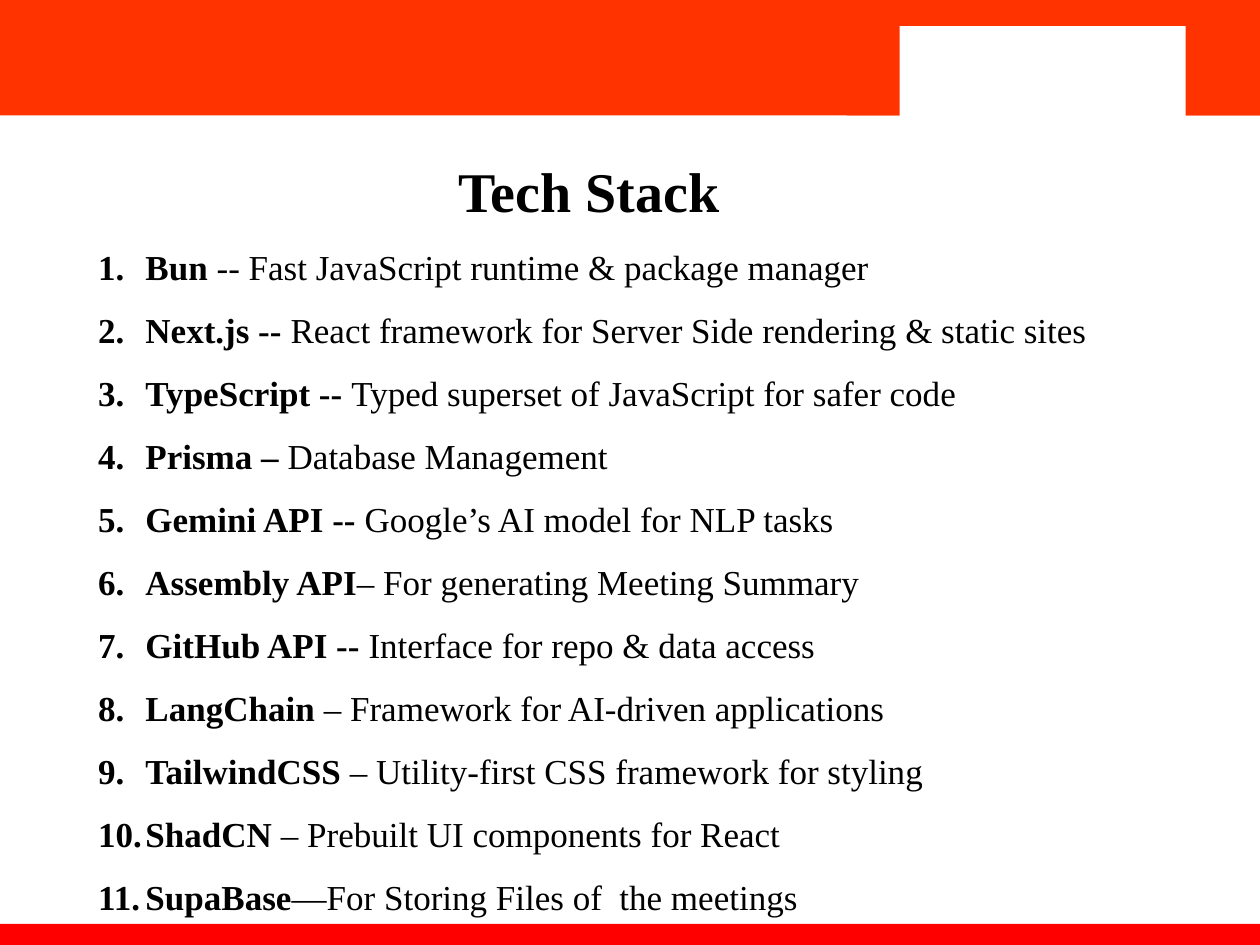
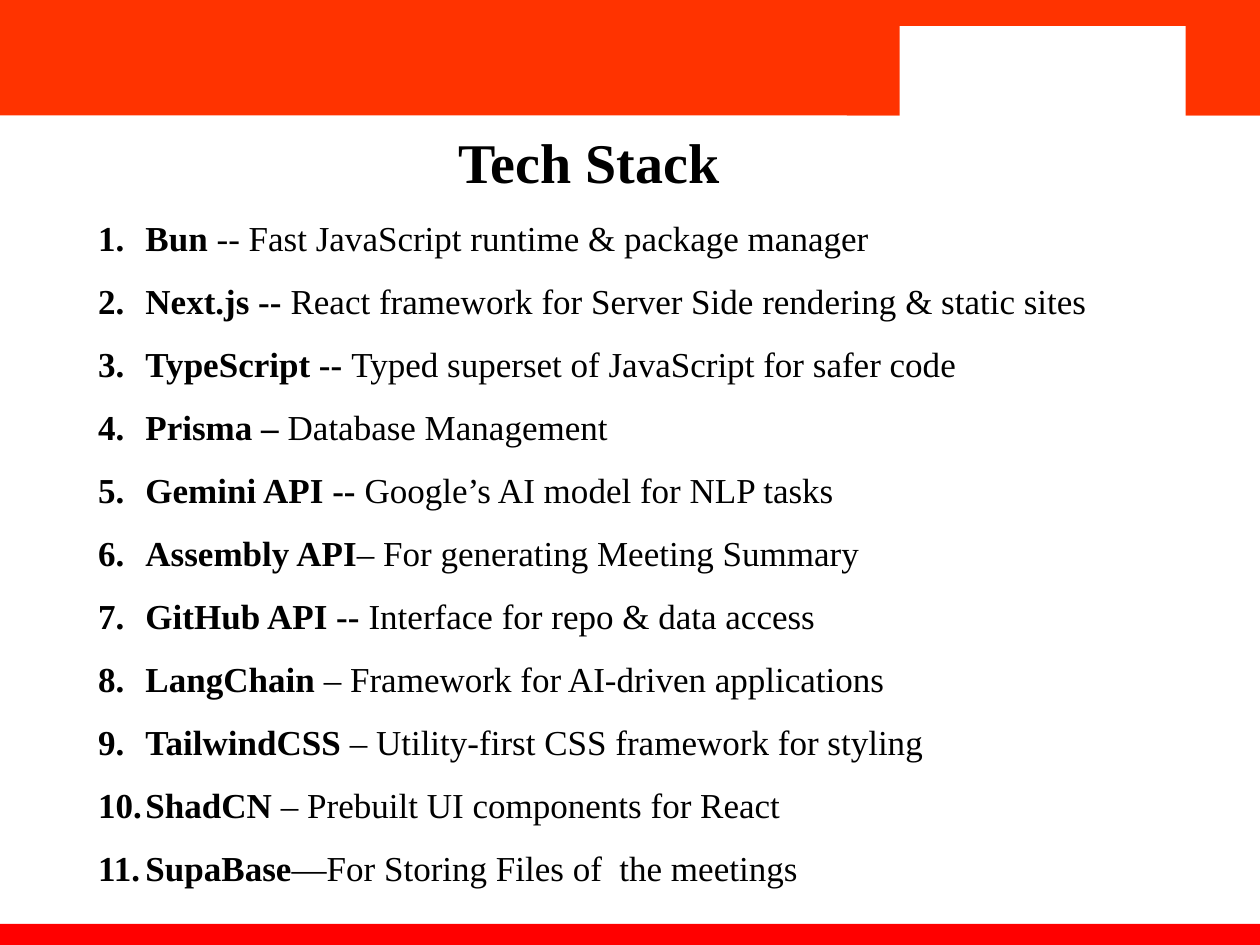
Before and after one commit to Ishaan282/Dev-Insights, a slide deck: slide 6 of files/DevInsights_final.pptx. Drawn at 1260x945 pixels with LibreOffice and Linux fonts; fonts in the diff are those of the drawing; background and template pictures are left out. Boxes give left, top, right and bottom in pixels: in the first picture for what was removed or moved away, otherwise in the second. Text is boxed around its words. In the diff, an @@ line names an element or a change of style, - is before the commit and + after.

```diff
--- a/files/DevInsights_final.pptx
+++ b/files/DevInsights_final.pptx
@@ text "Tech Stack" moved from (x1=98, y1=173, x2=1086, y2=917) to (x1=98, y1=144, x2=1086, y2=888) @@
```
Also in this commit, not shown: 1 other slide changed, 8 other files.
